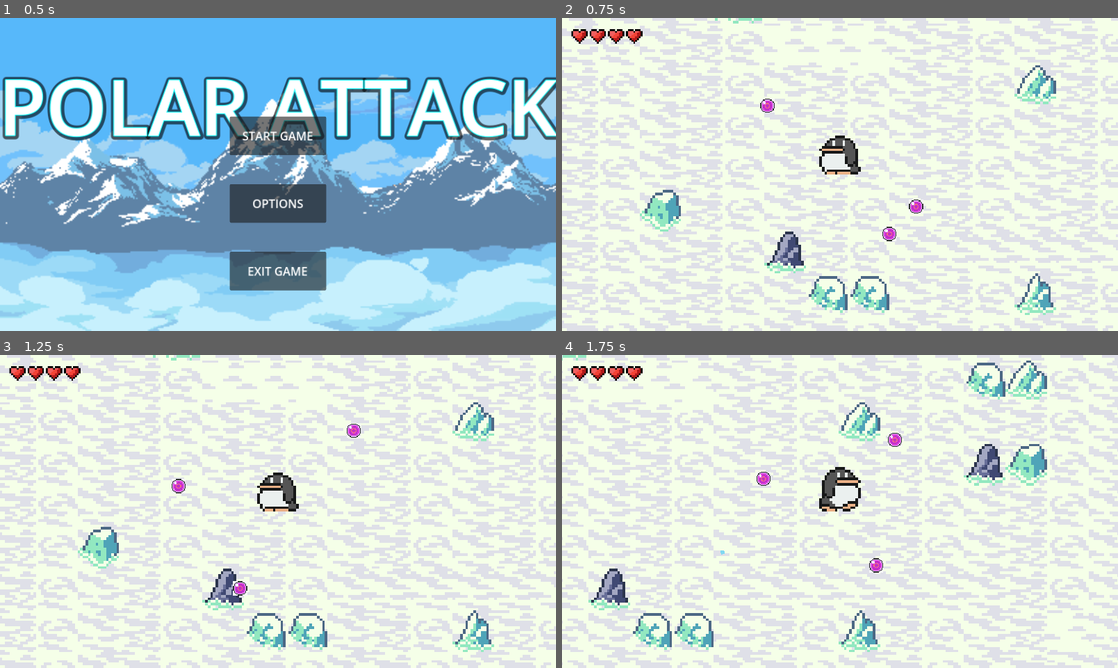
Above: before the commit, frames 1-4 (two rows, left to right).
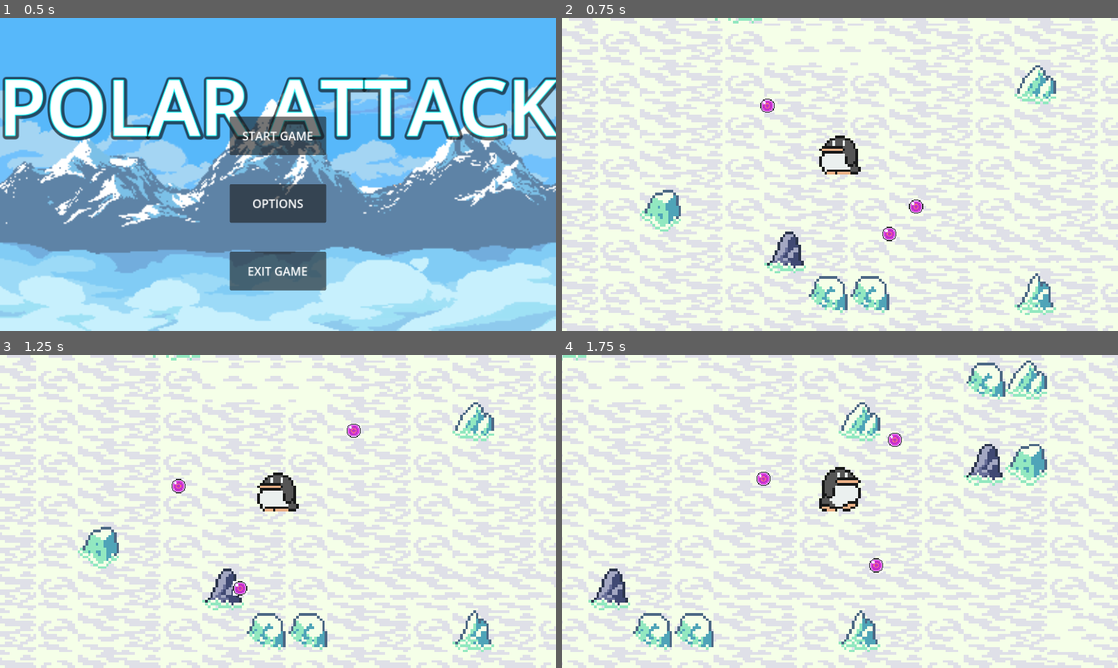
Above: after the commit, the same moments.

Repository: fossaplex/PolarAttack
Game: Godot game, scene res://Scenes/MainMenu/main_menu.tscn
Same seed, same stepped clock (60 frames per second), same inputs: the game is played once before the commit and once after it.
Inputs (mouse positions are in pixels of both pictures, inside the frame that each line leads up to):
- Up to frame 1 (0.5 s): no input
- Up to frame 2 (0.75 s): click "START GAME" at 0.5 s
- Up to frame 3 (1.25 s): no input
- Up to frame 4 (1.75 s): tap Enter at 1.25 s; move the mouse to (962, 495) at 1.27 s; hold D (move_right) from 1.28 s (still down); click (962, 495) at 1.35 s

Frame 1 is identical in both runs. In frame 2, 0.4% of the frame differs, in the area x 1-15%, y 3-9%; in frame 3, 0.4%; in frame 4, 0.4%, in the area x 1-30%, y 3-64%.

Commit message:
In game pause menu
Initial creation of in game pause menu. Need to come back and get options button to work

Diff:
--- a/Scenes/Levels/Level.gd
+++ b/Scenes/Levels/Level.gd
@@ -1,4 +1,19 @@
 extends Node2D
+
+class_name Level
+
+
+
+signal toggle_game_paused(is_paused : bool)
+
+var game_paused : bool = false:
+	get:
+		return game_paused
+	set(value):
+		game_paused = value
+		get_tree().paused = game_paused
+		emit_signal("toggle_game_paused", game_paused)
+
 
 
 # Called when the node enters the scene tree for the first time.
@@ -9,3 +24,8 @@
 # Called every frame. 'delta' is the elapsed time since the previous frame.
 func _process(delta):
 	pass
+
+
+func _input(event : InputEvent):
+	if event.is_action_pressed("esc"):
+		game_paused = !game_paused
--- a/Scenes/Levels/Level.tscn
+++ b/Scenes/Levels/Level.tscn
@@ -1,102 +1,41 @@
-[gd_scene load_steps=9 format=3 uid="uid://v0wxmchyy8hw"]
+[gd_scene load_steps=7 format=3 uid="uid://v0wxmchyy8hw"]
 
 [ext_resource type="Script" path="res://Scenes/Levels/Level.gd" id="1_mxhe7"]
 [ext_resource type="PackedScene" uid="uid://bw72hruorpjco" path="res://Scenes/Player/Player.tscn" id="1_siijq"]
 [ext_resource type="PackedScene" uid="uid://3j3i1mox6gns" path="res://Scenes/Map/map.tscn" id="2_gs7rd"]
 [ext_resource type="AudioStream" uid="uid://dt1cy7i75mhnu" path="res://Sounds/song_1.mp3" id="3_dm7rh"]
-[ext_resource type="Texture2D" uid="uid://bjkcdxkooqr0" path="res://Graphics/Spritesheets/heart_full.png" id="4_qe6vn"]
 [ext_resource type="PackedScene" uid="uid://b7dv846tam46k" path="res://Scenes/Spawner/Enemy Spawner.tscn" id="5_xa74c"]
-[ext_resource type="AudioStream" uid="uid://bit6conjtq8a0" path="res://Sounds/blizzard ominous.mp3" id="6_05ye3"]
-
-[sub_resource type="ParticleProcessMaterial" id="ParticleProcessMaterial_s2fnj"]
-particle_flag_disable_z = true
-emission_shape = 3
-emission_box_extents = Vector3(2000, 2000, 1)
-angle_min = -720.0
-angle_max = 720.0
-spread = 133.989
-flatness = 0.697
-initial_velocity_max = 14.22
-gravity = Vector3(-100, 70, 0)
-linear_accel_max = 76.4
-scale_max = 2.0
-color = Color(0.639216, 0.74902, 0.913725, 1)
-hue_variation_min = -0.05
-hue_variation_max = 0.02
-turbulence_noise_strength = 5.26
-turbulence_noise_scale = 3.263
-turbulence_noise_speed_random = 0.0
-turbulence_influence_max = 0.131
+[ext_resource type="PackedScene" uid="uid://dyx3kehr12ycl" path="res://Scenes/PauseMenu/pause_menu.tscn" id="6_30ok4"]
 
 [node name="Level" type="Node2D"]
+process_mode = 3
 y_sort_enabled = true
 position = Vector2(435, 323)
 script = ExtResource("1_mxhe7")
 
 [node name="TileMap" parent="." instance=ExtResource("2_gs7rd")]
+process_mode = 1
 texture_filter = 1
 layer_2/tile_data = PackedInt32Array()
 
 [node name="Player" parent="." instance=ExtResource("1_siijq")]
+process_mode = 1
 position = Vector2(-35, -118)
 
 [node name="Camera2D" type="Camera2D" parent="Player"]
 zoom = Vector2(5.395, 5.395)
 
-[node name="Sprite2D" type="Sprite2D" parent="Player/Camera2D"]
-position = Vector2(-100, -53)
-scale = Vector2(0.1, 0.1)
-texture = ExtResource("4_qe6vn")
-region_enabled = true
-region_rect = Rect2(314.81, 328.567, 63.5649, 56.6212)
-
-[node name="Sprite2D2" type="Sprite2D" parent="Player/Camera2D"]
-position = Vector2(-93, -53)
-scale = Vector2(0.1, 0.1)
-texture = ExtResource("4_qe6vn")
-region_enabled = true
-region_rect = Rect2(314.81, 328.567, 63.5649, 56.6212)
-
-[node name="Sprite2D3" type="Sprite2D" parent="Player/Camera2D"]
-position = Vector2(-86, -53)
-scale = Vector2(0.1, 0.1)
-texture = ExtResource("4_qe6vn")
-region_enabled = true
-region_rect = Rect2(314.81, 328.567, 63.5649, 56.6212)
-
-[node name="Sprite2D4" type="Sprite2D" parent="Player/Camera2D"]
-position = Vector2(-79, -53)
-scale = Vector2(0.1, 0.1)
-texture = ExtResource("4_qe6vn")
-region_enabled = true
-region_rect = Rect2(314.81, 328.567, 63.5649, 56.6212)
-
-[node name="BackgroundMusic" type="AudioStreamPlayer" parent="."]
+[node name="AudioStreamPlayer" type="AudioStreamPlayer" parent="."]
 stream = ExtResource("3_dm7rh")
-volume_db = -23.251
-pitch_scale = 0.6
+volume_db = -0.219
 autoplay = true
-mix_target = 2
 
 [node name="EnemySpawner" parent="." instance=ExtResource("5_xa74c")]
+process_mode = 1
 position = Vector2(-52, 38)
 
-[node name="AmbientNoise" type="AudioStreamPlayer" parent="."]
-stream = ExtResource("6_05ye3")
-volume_db = -2.811
-autoplay = true
-bus = &"Ambient"
+[node name="CanvasLayer" type="CanvasLayer" parent="."]
 
-[node name="Snow" type="GPUParticles2D" parent="."]
-z_index = 2
-position = Vector2(495, 515)
-amount = 4000
-process_material = SubResource("ParticleProcessMaterial_s2fnj")
-lifetime = 5.03
-randomness = 0.23
-visibility_rect = Rect2(-1000, -1000, 1000, 1000)
-local_coords = true
-draw_order = 2
-trail_lifetime = 6.58
-trail_sections = 16
-trail_section_subdivisions = 16
+[node name="PauseMenu" parent="CanvasLayer" node_paths=PackedStringArray("level") instance=ExtResource("6_30ok4")]
+process_mode = 2
+level = NodePath("../..")
--- a/Scenes/MainMenu/main_menu.tscn
+++ b/Scenes/MainMenu/main_menu.tscn
@@ -99,4 +99,3 @@
 [node name="AudioStreamPlayer" type="AudioStreamPlayer" parent="."]
 stream = ExtResource("5_2p5g8")
 autoplay = true
-bus = &"Music"
--- /dev/null
+++ b/Scenes/PauseMenu/pause_menu.gd
@@ -0,0 +1,38 @@
+extends Control
+
+@export var level : Level
+
+
+# Called when the node enters the scene tree for the first time.
+func _ready():
+	hide()
+	level.connect("toggle_game_paused", _on_level_toggle_game_paused)
+
+
+# Called every frame. 'delta' is the elapsed time since the previous frame.
+func _process(delta):
+	pass
+
+func _on_level_toggle_game_paused(is_paused : bool):
+	if is_paused:
+		show()
+	else:
+		hide()
+
+
+func _on_resume_button_pressed():
+	level.game_paused = false
+
+
+func _on_exit_game_button_pressed():
+	get_tree().quit()
+
+
+func _on_options_button_pressed():
+	level.game_paused = false
+	get_tree().change_scene_to_file("res://Scenes/OptionsMenu/options_menu.tscn")
+
+
+func _on_main_menu_button_pressed():
+	level.game_paused = false
+	get_tree().change_scene_to_file("res://Scenes/MainMenu/main_menu.tscn")
--- /dev/null
+++ b/Scenes/PauseMenu/pause_menu.tscn
@@ -0,0 +1,55 @@
+[gd_scene load_steps=2 format=3 uid="uid://dyx3kehr12ycl"]
+
+[ext_resource type="Script" path="res://Scenes/PauseMenu/pause_menu.gd" id="1_hybwk"]
+
+[node name="PauseMenu" type="Control"]
+layout_mode = 3
+anchors_preset = 15
+anchor_right = 1.0
+anchor_bottom = 1.0
+grow_horizontal = 2
+grow_vertical = 2
+script = ExtResource("1_hybwk")
+
+[node name="Panel" type="Panel" parent="."]
+layout_mode = 1
+anchors_preset = 15
+anchor_right = 1.0
+anchor_bottom = 1.0
+grow_horizontal = 2
+grow_vertical = 2
+
+[node name="VBoxContainer" type="VBoxContainer" parent="Panel"]
+layout_mode = 1
+anchors_preset = 15
+anchor_right = 1.0
+anchor_bottom = 1.0
+offset_bottom = -81.0
+grow_horizontal = 2
+grow_vertical = 2
+
+[node name="Label" type="Label" parent="Panel/VBoxContainer"]
+layout_mode = 2
+text = "Game Paused"
+horizontal_alignment = 1
+
+[node name="ResumeButton" type="Button" parent="Panel/VBoxContainer"]
+layout_mode = 2
+text = "Resume"
+
+[node name="OptionsButton" type="Button" parent="Panel/VBoxContainer"]
+layout_mode = 2
+text = "Options"
+
+[node name="MainMenuButton" type="Button" parent="Panel/VBoxContainer"]
+layout_mode = 2
+text = "Main Menu"
+
+[node name="ExitGameButton" type="Button" parent="Panel/VBoxContainer"]
+layout_mode = 2
+text = "Exit Game"
+
+[connection signal="pressed" from="Panel/VBoxContainer/ResumeButton" to="." method="_on_resume_button_pressed"]
+[connection signal="pressed" from="Panel/VBoxContainer/OptionsButton" to="." method="_on_options_button_pressed"]
+[connection signal="pressed" from="Panel/VBoxContainer/MainMenuButton" to="." method="_on_main_menu_button_pressed"]
+[connection signal="pressed" from="Panel/VBoxContainer/ExitGameButton" to="." method="_on_exit_game_button_pressed"]
--- a/project.godot
+++ b/project.godot
@@ -59,6 +59,11 @@
 "events": [Object(InputEventMouseButton,"resource_local_to_scene":false,"resource_name":"","device":-1,"window_id":0,"a …(253 unchanged characters)…
 ]
 }
+esc={
+"deadzone": 0.5,
+"events": [Object(InputEventKey,"resource_local_to_scene":false,"resource_name":"","device":0,"window_id":0,"alt_pressed":false,"shift_pressed":false,"ctrl_pressed":false,"meta_pressed":false,"pressed":false,"keycode":0,"physical_keycode":4194305,"key_label":0,"unicode":0,"echo":false,"script":null)
+]
+}
 
 [layer_names]
 
